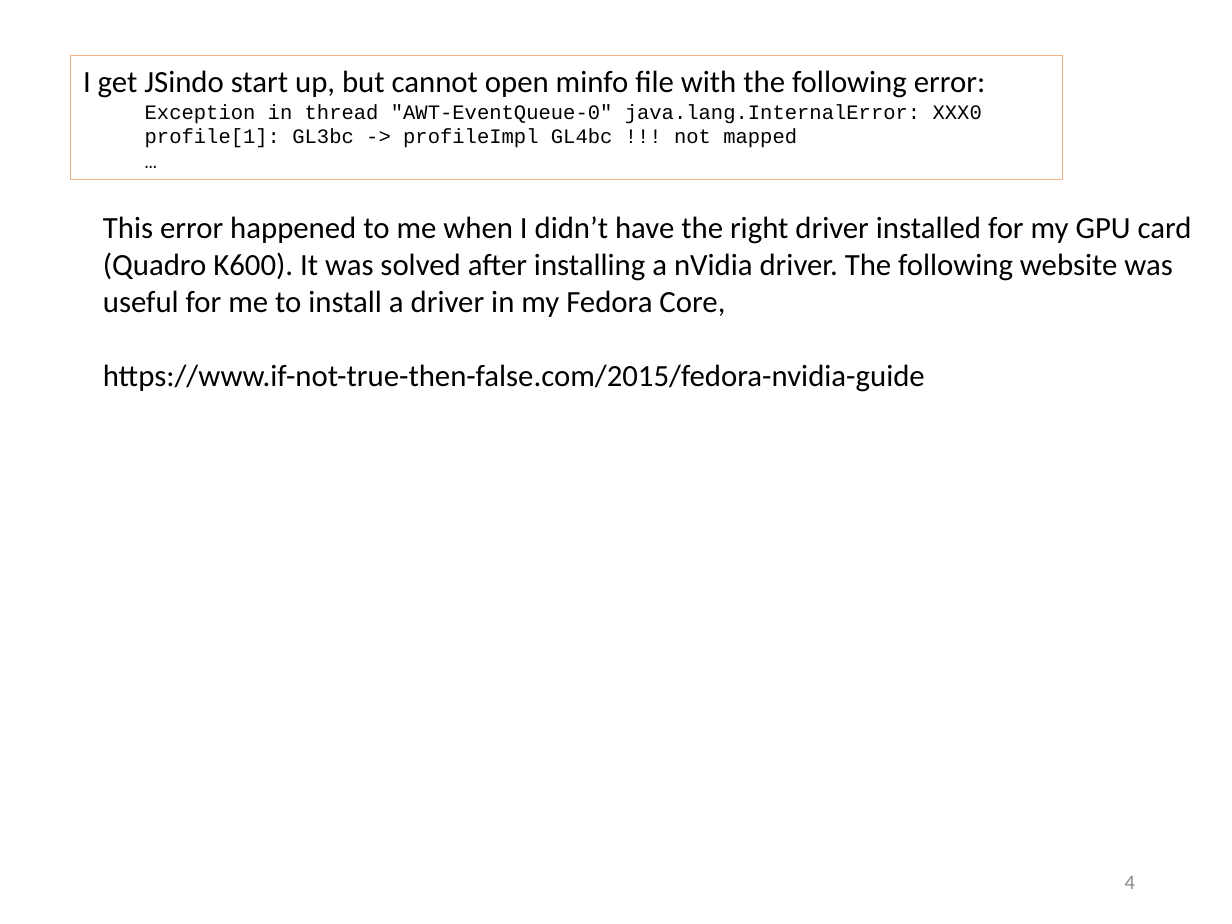
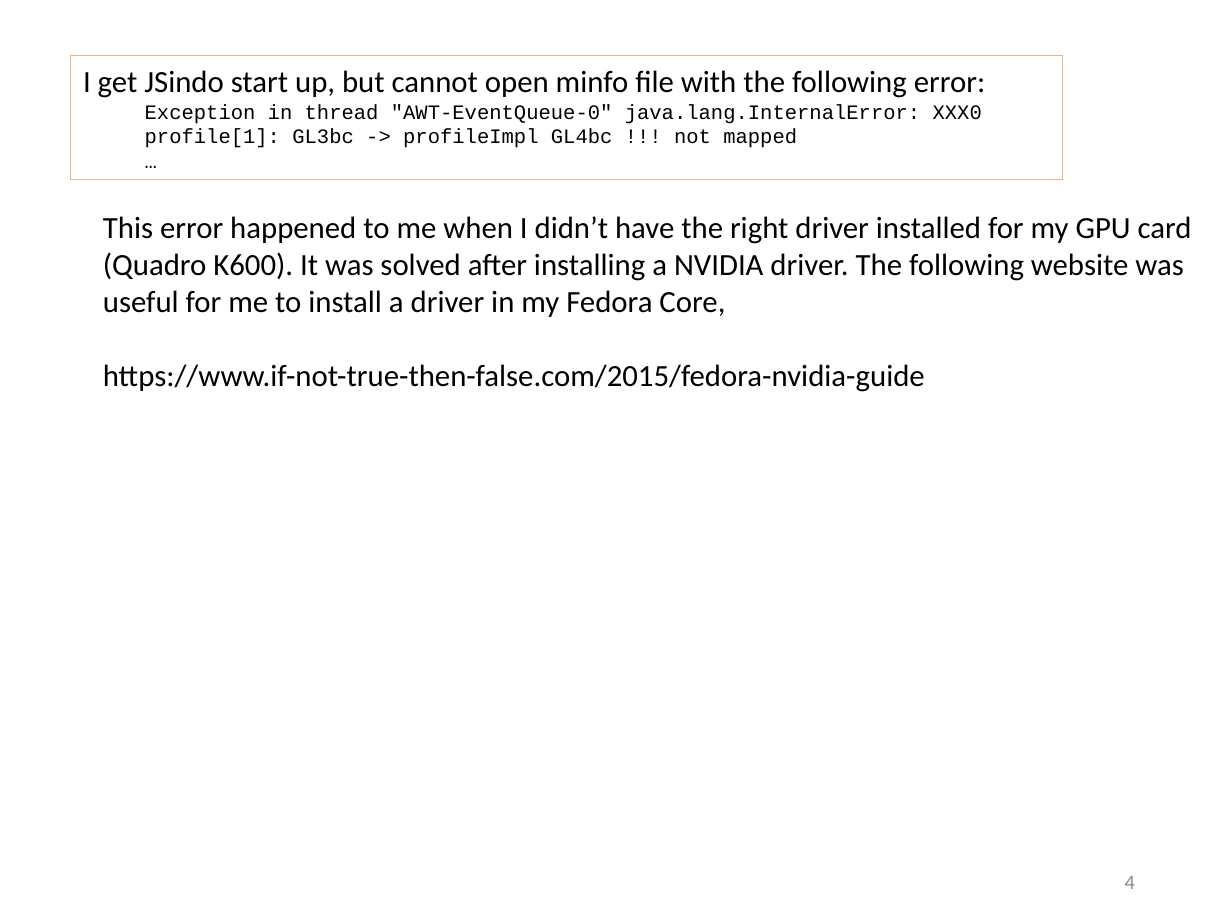
Before and after one commit to yagikiyoshi/sindo, a slide deck: slide 5 of doc/JSindo/install_faq.pptx. Drawn at 1232x924 pixels with LibreOffice and Linux fonts; fonts in the diff are those of the drawing. Boxes give left, top, right and bottom in pixels: in the first picture for what was removed or moved away, otherwise in the second. Text is boxed around its words. In the diff, an @@ line names an element or a change of style, - is before the commit and + after.

```diff
--- a/doc/JSindo/install_faq.pptx
+++ b/doc/JSindo/install_faq.pptx
@@ text at box(103, 216, 1192, 317): text changed @@
-This error happened to me when I didn’t have the right driver installed for my GPU card (Quadro K600). It was solved after installing a nVidia driver. The following website was useful for me to install a driver in my Fedora Core,
+This error happened to me when I didn’t have the right driver installed for my GPU card (Quadro K600). It was solved after installing a NVIDIA driver. The following website was useful for me to install a driver in my Fedora Core,
```
Also in this commit, not shown: 2 other slides changed, 5 slides removed, 11 other files.
